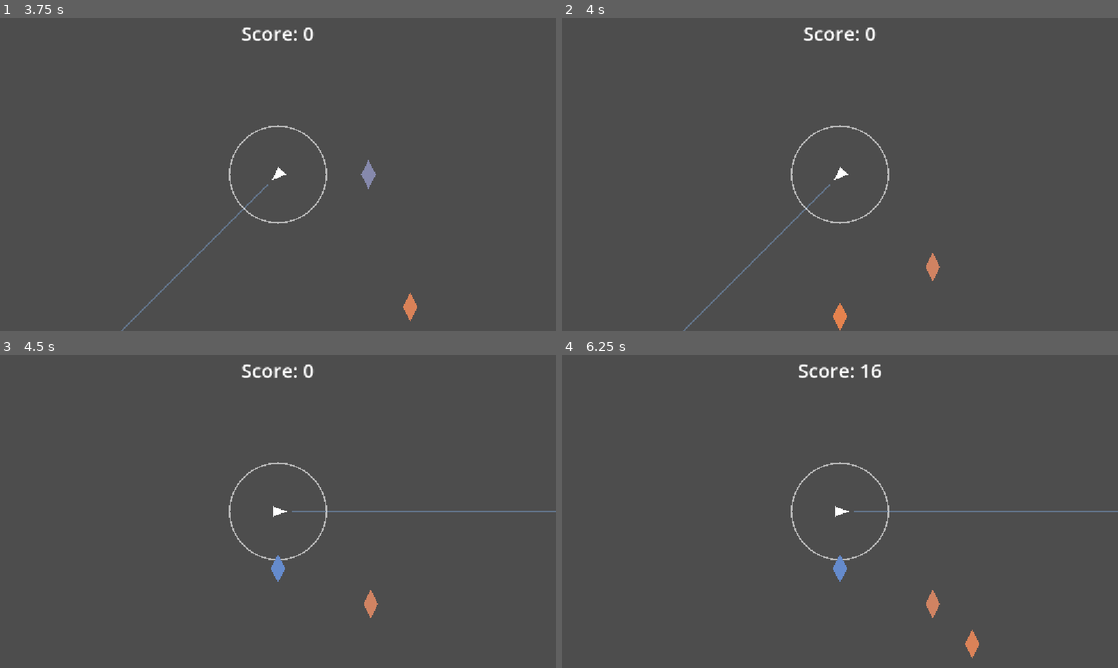
Above: before the commit, frames 1-4 (two rows, left to right).
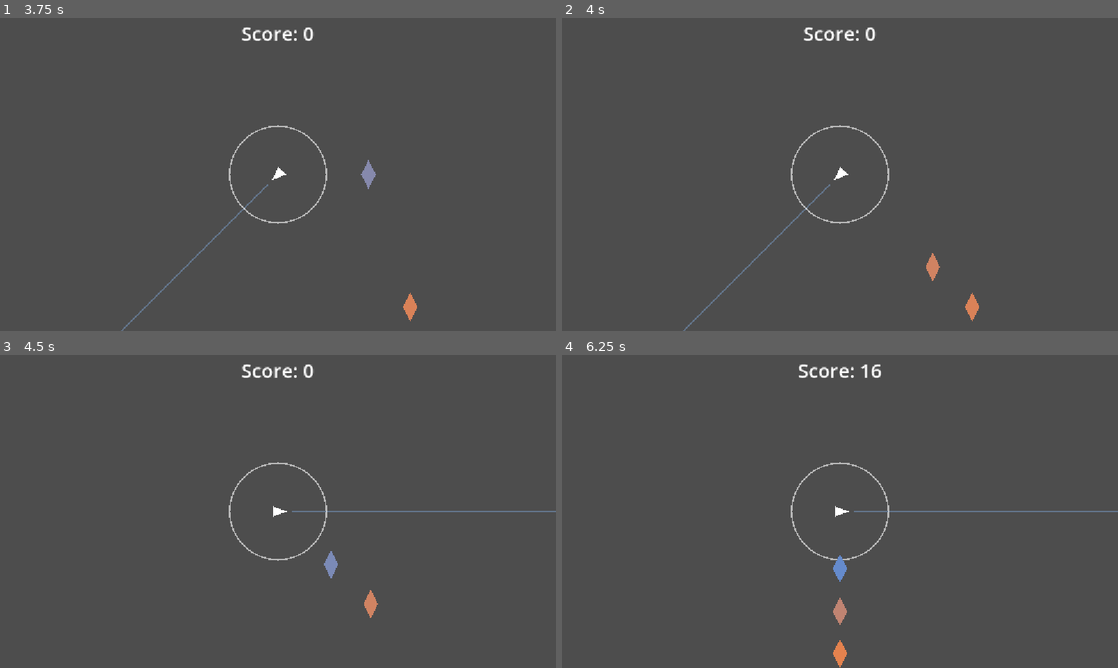
Above: after the commit, the same moments.

Repository: dreik123/MusicBullet
Game: Godot game, scene res://main.tscn
Two runs of this game, one before a commit and one after it. Both use one fixed random seed, a clock stepped at 60 frames per second and the inputs below.
Inputs (mouse positions are in pixels of both pictures, inside the frame that each line leads up to):
- Up to frame 1 (3.75 s): click "Start" at 0.5 s; tap Enter at 1.25, 2.75 s; move the mouse to (400, 158) at 1.27 s; press the mouse at (400, 158) at 1.28 s; tap Space at 2 s; move the mouse to (166, 190) at 2.02 s; release the mouse at (166, 190) at 2.03 s; click (166, 190) at 2.1 s; move the mouse to (333, 105) at 2.77 s; press the mouse at (333, 105) at 2.78 s; move the mouse to (250, 237) at 3.52 s; release the mouse at (250, 237) at 3.53 s; click (250, 237) at 3.6 s
- Up to frame 2 (4 s): no input
- Up to frame 3 (4.5 s): move the mouse to (444, 558) at 4.27 s; press the mouse at (444, 558) at 4.28 s
- Up to frame 4 (6.25 s): move the mouse to (673, 464) at 5.02 s; release the mouse at (673, 464) at 5.03 s; click (673, 464) at 5.1 s; move the mouse to (867, 511) at 5.77 s; press the mouse at (867, 511) at 5.78 s

Frame 1 is identical in both runs. In frame 2, 0.2% of the frame differs, in the area x 48-75%, y 87-100%; in frame 3, 0.2%; in frame 4, 0.5%, in the area x 48-75%, y 75-100%.

Commit message:
added press event

Diff:
--- a/main.gd
+++ b/main.gd
@@ -8,6 +8,12 @@
 const NOTE_SPAWN_MARGIN = 100.0
 
 const LANE_COUNT = 8
+
+# Lane limiting: notes that arrive within LANE_WINDOW seconds of each other may use at most
+# MAX_LANES_IN_WINDOW different lanes. Only the direction of a note is changed, never its
+# time or its pitch.
+const LANE_WINDOW = 1.0
+const MAX_LANES_IN_WINDOW = 2
 
 # UI texts (change here to rename or translate)
 const TXT_TITLE = "MusicBullet"
@@ -196,6 +202,8 @@
 			_min_pitch = min(_min_pitch, pitch)
 			_max_pitch = max(_max_pitch, pitch)
 
+	_assign_lanes()
+
 	for i in range(notes.size()):
 		if i == 0:
 			notes[i]["travel_time"] = 3.0
@@ -449,6 +457,51 @@
 	var t = float(pitch - _min_pitch) / float(range_size)
 	return clamp(int(floor(t * LANE_COUNT)), 0, LANE_COUNT - 1)
 
+# Gives every chart entry a lane. The natural lane comes from the highest pitch of the entry.
+# If that would put more than MAX_LANES_IN_WINDOW different lanes inside LANE_WINDOW seconds,
+# the entry is moved to the nearest lane that is already in use.
+func _assign_lanes():
+	var recent = []
+	for note in notes:
+		var natural = _get_lane_index_for_pitch(_highest_pitch(note["pitches"]))
+
+		while not recent.is_empty() and note["time"] - recent[0]["time"] > LANE_WINDOW:
+			recent.pop_front()
+
+		# Lanes used inside the window, the most recently used lane first.
+		var lanes_used = []
+		for i in range(recent.size() - 1, -1, -1):
+			if not lanes_used.has(recent[i]["lane"]):
+				lanes_used.append(recent[i]["lane"])
+
+		var lane = natural
+		if not lanes_used.has(natural) and lanes_used.size() >= MAX_LANES_IN_WINDOW:
+			lane = _closest_lane(natural, lanes_used)
+
+		note["lane"] = lane
+		recent.append(note)
+
+func _closest_lane(natural, lanes_used):
+	var best = lanes_used[0]
+	var best_distance = _circular_lane_distance(natural, best)
+	for lane in lanes_used:
+		var distance = _circular_lane_distance(natural, lane)
+		if distance < best_distance:
+			best = lane
+			best_distance = distance
+	return best
+
+func _circular_lane_distance(a, b):
+	var distance = abs(a - b)
+	return min(distance, LANE_COUNT - distance)
+
+func _highest_pitch(pitches):
+	var highest = pitches[0]
+	for p in pitches:
+		if p > highest:
+			highest = p
+	return highest
+
 func create_miss_boundary():
 	var miss_boundary = load("res://miss_boundary.gd").new()
 	miss_boundary.name = "MissBoundary"
@@ -488,11 +541,7 @@
 
 	var player_position = $Player.global_position
 	var pitches = note_data["pitches"]
-	var highest_pitch = pitches[0]
-	for p in pitches:
-		if p > highest_pitch:
-			highest_pitch = p
-	var lane = _get_lane_index_for_pitch(highest_pitch)
+	var lane = note_data["lane"]
 	var spawn_angle = -180.0 + lane * (360.0 / LANE_COUNT)
 	var outward_direction = Vector2.from_angle(deg_to_rad(spawn_angle))
 	var lane_speed = _lane_speed[lane]
--- a/player.gd
+++ b/player.gd
@@ -1,6 +1,12 @@
 extends CharacterBody2D
 
 const RAYCAST_MARGIN = 100.0
+
+# Holding the shoot button fires automatically at the first note on the aimed lane, but only at
+# that note's ideal moment, and it gives at most HOLD_MAX_ACCURACY of the points.
+# A well-timed single click can still score the full 100%.
+const HOLD_MAX_ACCURACY = 0.5
+const HOLD_TOLERANCE = 0.08  # seconds after the ideal moment in which a held shot may hit
 
 @onready var muzzle = $Muzzle
 @onready var aim_line = $AimLine
@@ -16,6 +22,9 @@
 	var snapped_angle_rad = get_tree().current_scene._snap_angle_to_lane_rad(mouse_angle_rad)
 	set_global_rotation(snapped_angle_rad)
 	update_aim_line()
+
+	if Input.is_action_pressed("shoot"):
+		_hold_fire(delta)
 
 func get_raycast_length():
 	return get_tree().current_scene.get_note_spawn_radius() + RAYCAST_MARGIN
@@ -33,9 +42,10 @@
 			return
 		shoot()
 
-func shoot():
+# Casts the instant ray along the aimed lane. The ray stops at the screen edge, so notes
+# outside the visible area cannot be hit. Returns the first note on the ray, or null.
+func _cast_ray():
 	var main = get_tree().current_scene
-	var shot_time = main.music_time
 	var ray_start = muzzle.global_position
 	var ray_direction = Vector2.RIGHT.rotated(global_rotation)
 	var visible_distance = main._ray_viewport_exit_distance(ray_start, ray_direction)
@@ -48,11 +58,29 @@
 
 	var ray_result = get_world_2d().direct_space_state.intersect_ray(query)
 	if ray_result.is_empty():
-		return
+		return null
 
 	var collider = ray_result["collider"]
 	if collider.is_in_group("notes"):
-		handle_note_hit(collider, shot_time)
+		return collider
+	return null
+
+func shoot():
+	var note = _cast_ray()
+	if note != null:
+		handle_note_hit(note, get_tree().current_scene.music_time)
+
+# Called every frame while the shoot button is held.
+func _hold_fire(delta):
+	var main = get_tree().current_scene
+	if not main.get("playing") or main.get("level_ended"):
+		return
+	var note = _cast_ray()
+	if note == null:
+		return
+	var late_by = main.music_time - note.get_ideal_time()
+	if late_by >= 0.0 and late_by <= max(HOLD_TOLERANCE, delta * 2.0):
+		handle_note_hit(note, main.music_time, HOLD_MAX_ACCURACY)
 
 func play_note_sound(pitch: int, duration: float):
 	var player = AudioStreamPlayer.new()
@@ -65,7 +93,11 @@
 	tween.tween_property(player, "volume_db", -40.0, 0.25)
 	tween.tween_callback(player.queue_free)
 
-func handle_note_hit(note, shot_time):
+func handle_note_hit(note, shot_time, max_accuracy = 1.0):
+	# A note that was already hit this frame must not be scored twice.
+	if note.is_queued_for_deletion():
+		return
+
 	# Play each pitch in the note's pitches array
 	for pitch in note.pitches:
 		play_note_sound(pitch, note.duration)
@@ -73,7 +105,7 @@
 	var timing_error = shot_time - note.get_ideal_time()
 	var absolute_error = abs(timing_error)
 
-	var accuracy = max(0.0, 1.0 - absolute_error / 0.5)
+	var accuracy = min(max(0.0, 1.0 - absolute_error / 0.5), max_accuracy)
 	var note_score = round(accuracy * 100)
 	var recorded_note = {
 		"pitches": note.pitches,
